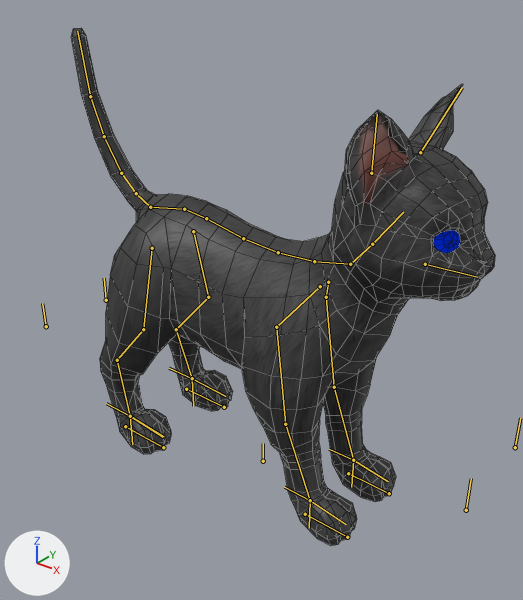
A saved change to the Blender file Art Folder/Cat/cat2.blend.
Rendered twice from a camera (50 mm lens) standing at (5.83, -7.33, 7.41) and looking at (-0.24, 0.25, 2.7). The lights are fixed; the arrows at lower left show +X, +Y and +Z. The bones that bend it are drawn over the model as lines. Mesh edges are drawn as thin lines.

Names of what the first picture shows: 'Cat'.
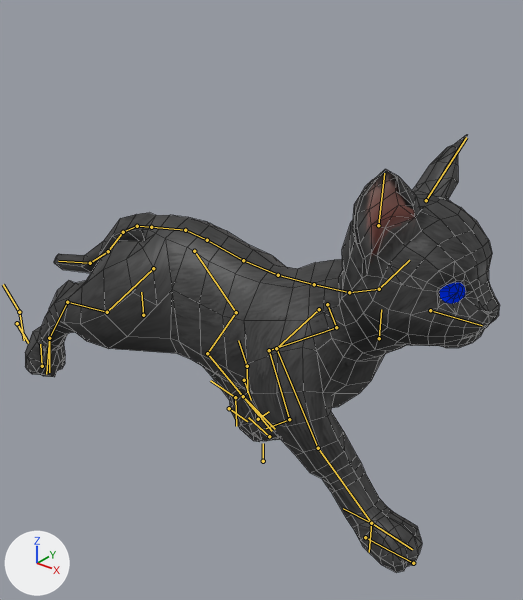
The newer file adds an action. The first version stands in its rest pose; the second is drawn at frame 8 of the action 'Idle to Jog'.

Edits to the scene script, one JSON object a line:
```json
{"block": "bone_shoulderblades", "where": "bone_shoulderblades = bpy.data.objects['Armature'].pose.bones['ShoulderBlades']  # child of 'root'"}
{"op": "set", "path": "bone_shoulderblades.location", "old": "(0.0, 0.0, 0.0)", "new": "(0.0, -0.01, 0.33)"}
{"block": "bone_collarbone", "where": "bone_collarbone = bpy.data.objects['Armature'].pose.bones['Collarbone']  # child of 'ShoulderBlades'"}
{"op": "set", "path": "bone_collarbone.rotation_quaternion", "old": "(1.0, 0.0, 0.0, 0.0)", "new": "(0.998, -0.057, 0.0, 0.0)", "note": "degrees (0, 0, 0) -> degrees (-7, 0, 0)"}
{"block": "bone_neck", "where": "bone_neck = bpy.data.objects['Armature'].pose.bones['Neck']  # child of 'Collarbone'"}
{"op": "set", "path": "bone_neck.rotation_quaternion", "old": "(1.0, 0.0, 0.0, 0.0)", "new": "(0.984, -0.179, 0.0, 0.0)", "note": "degrees (0, 0, 0) -> degrees (-21, 0, 0)"}
{"block": "bone_shoulder_l", "where": "bone_shoulder_l = bpy.data.objects['Armature'].pose.bones['Shoulder_L']  # child of 'ShoulderBlades'"}
{"op": "set", "path": "bone_shoulder_l.rotation_quaternion", "old": "(1.0, 0.0, 0.0, 0.0)", "new": "(0.983, 0.141, -0.112, -0.025)", "note": "degrees (0, 0, 0) -> degrees (17, -12, -5)"}
{"block": "bone_upperback", "where": "bone_upperback = bpy.data.objects['Armature'].pose.bones['UpperBack']  # child of 'root'"}
{"op": "set", "path": "bone_upperback.location", "old": "(0.0, 0.0, 0.0)", "new": "(0.0, -0.03, -0.33)"}
{"block": "bone_tailbase", "where": "bone_tailbase = bpy.data.objects['Armature'].pose.bones['TailBase']  # child of 'TailBone'"}
{"op": "set", "path": "bone_tailbase.rotation_quaternion", "old": "(1.0, 0.0, 0.0, 0.0)", "new": "(0.948, -0.317, 0.0, 0.0)", "note": "degrees (0, 0, 0) -> degrees (-37, 0, 0)"}
{"block": "bone_uppertail", "where": "bone_uppertail = bpy.data.objects['Armature'].pose.bones['UpperTail']  # child of 'TailBase'"}
{"op": "set", "path": "bone_uppertail.rotation_quaternion", "old": "(1.0, 0.0, 0.0, 0.0)", "new": "(0.962, -0.274, 0.0, 0.0)", "note": "degrees (0, 0, 0) -> degrees (-32, 0, 0)"}
{"block": "bone_uppermidtail", "where": "bone_uppermidtail = bpy.data.objects['Armature'].pose.bones['UpperMidTail']  # child of 'UpperTail'"}
{"op": "set", "path": "bone_uppermidtail.rotation_quaternion", "old": "(1.0, 0.0, 0.0, 0.0)", "new": "(0.952, -0.306, 0.0, 0.0)", "note": "degrees (0, 0, 0) -> degrees (-36, 0, 0)"}
{"block": "bone_lowermidtail", "where": "bone_lowermidtail = bpy.data.objects['Armature'].pose.bones['LowerMidTail']  # child of 'UpperMidTail'"}
{"op": "set", "path": "bone_lowermidtail.rotation_quaternion", "old": "(1.0, 0.0, 0.0, 0.0)", "new": "(1.0, 0.027, 0.0, 0.0)", "note": "degrees (0, 0, 0) -> degrees (3, 0, 0)"}
{"block": "bone_tailtip", "where": "bone_tailtip = bpy.data.objects['Armature'].pose.bones['TailTip']  # child of 'LowerMidTail'"}
{"op": "set", "path": "bone_tailtip.rotation_quaternion", "old": "(1.0, 0.0, 0.0, 0.0)", "new": "(0.998, 0.07, 0.0, 0.0)", "note": "degrees (0, 0, 0) -> degrees (8, 0, 0)"}
{"block": "bone_forefootctrl_l", "where": "bone_forefootctrl_l = bpy.data.objects['Armature'].pose.bones['ForeFootCtrl_L']"}
{"op": "set", "path": "bone_forefootctrl_l.location", "old": "(0.0, 0.0, 0.0)", "new": "(0.0, -0.89, 2.11)"}
{"block": "bone_forerollctrl_l", "where": "bone_forerollctrl_l = bpy.data.objects['Armature'].pose.bones['ForeRollCtrl_L']  # child of 'ForeFootCtrl_L'"}
{"op": "set", "path": "bone_forerollctrl_l.rotation_quaternion", "old": "(1.0, 0.0, 0.0, 0.0)", "new": "(0.838, 0.545, 0.0, 0.0)", "note": "degrees (0, 0, 0) -> degrees (66, 0, 0)"}
{"block": "bone_backfootctrl_l", "where": "bone_backfootctrl_l = bpy.data.objects['Armature'].pose.bones['BackFootCtrl_L']"}
{"op": "set", "path": "bone_backfootctrl_l.location", "old": "(0.0, 0.0, 0.0)", "new": "(-1.05, -0.02, 0.0)"}
{"block": "bone_backrollctrl_l", "where": "bone_backrollctrl_l = bpy.data.objects['Armature'].pose.bones['BackRollCtrl_L']  # child of 'BackFootCtrl_L'"}
{"op": "set", "path": "bone_backrollctrl_l.rotation_quaternion", "old": "(1.0, 0.0, 0.0, 0.0)", "new": "(0.995, 0.103, 0.0, 0.0)", "note": "degrees (0, 0, 0) -> degrees (12, 0, 0)"}
{"block": "bone_forefootctrl_r", "where": "bone_forefootctrl_r = bpy.data.objects['Armature'].pose.bones['ForeFootCtrl_R']"}
{"op": "set", "path": "bone_forefootctrl_r.location", "old": "(0.0, 0.0, 0.0)", "new": "(0.0, -0.16, -1.0)"}
{"block": "bone_backfootctrl_r", "where": "bone_backfootctrl_r = bpy.data.objects['Armature'].pose.bones['BackFootCtrl_R']"}
{"op": "set", "path": "bone_backfootctrl_r.location", "old": "(0.0, 0.0, 0.0)", "new": "(-2.89, -1.05, 0.0)"}
{"block": "bone_backrollctrl_r", "where": "bone_backrollctrl_r = bpy.data.objects['Armature'].pose.bones['BackRollCtrl_R']  # child of 'BackFootCtrl_R'"}
{"op": "set", "path": "bone_backrollctrl_r.rotation_quaternion", "old": "(1.0, 0.0, 0.0, 0.0)", "new": "(0.912, 0.411, 0.0, 0.0)", "note": "degrees (0, 0, 0) -> degrees (49, 0, 0)"}
```

Location of each change, [x1, y1, x2, y2] in pixels of the pictures (523 x 600 px):
```json
{"object": "Cat", "change": "posed", "before": [71, 28, 495, 546], "after": [25, 135, 500, 573], "on screen": "12% wider, 15% shorter"}
{"bone": "ShoulderBlades", "before": "(278, 252) to (314, 261)", "after": "(278, 275) to (314, 284)"}
{"bone": "Collarbone", "before": "(314, 261) to (350, 264)", "after": "(314, 284) to (349, 292)"}
{"bone": "Neck", "before": "(350, 264) to (372, 244)", "after": "(349, 292) to (379, 289)"}
{"bone": "Shoulder_L", "before": "(328, 282) to (326, 297)", "after": "(327, 304) to (336, 327)"}
{"bone": "UpperBack", "before": "(278, 252) to (243, 238)", "after": "(278, 275) to (243, 260)"}
{"bone": "TailBase", "before": "(150, 207) to (136, 193)", "after": "(151, 227) to (137, 226)"}
{"bone": "UpperTail", "before": "(136, 193) to (121, 173)", "after": "(137, 226) to (123, 232)"}
{"bone": "UpperMidTail", "before": "(121, 173) to (104, 136)", "after": "(123, 232) to (108, 251)"}
{"bone": "LowerMidTail", "before": "(104, 136) to (90, 96)", "after": "(108, 251) to (90, 263)"}
{"bone": "TailTip", "before": "(90, 96) to (77, 31)", "after": "(90, 263) to (58, 261)"}
{"bone": "ForeFootCtrl_L", "before": "(353, 460) to (351, 487)", "after": "(247, 366) to (247, 392)"}
{"bone": "ForeRollCtrl_L", "before": "(353, 460) to (329, 449)", "after": "(247, 366) to (238, 340)"}
{"bone": "BackFootCtrl_L", "before": "(192, 378) to (193, 406)", "after": "(235, 397) to (236, 426)"}
{"bone": "BackRollCtrl_L", "before": "(192, 378) to (169, 368)", "after": "(235, 397) to (210, 380)"}
{"bone": "ForeFootCtrl_R", "before": "(310, 500) to (309, 528)", "after": "(371, 523) to (369, 552)"}
{"bone": "BackFootCtrl_R", "before": "(130, 416) to (132, 444)", "after": "(19, 312) to (24, 340)"}
{"bone": "BackRollCtrl_R", "before": "(130, 416) to (106, 403)", "after": "(19, 312) to (3, 284)"}
```
